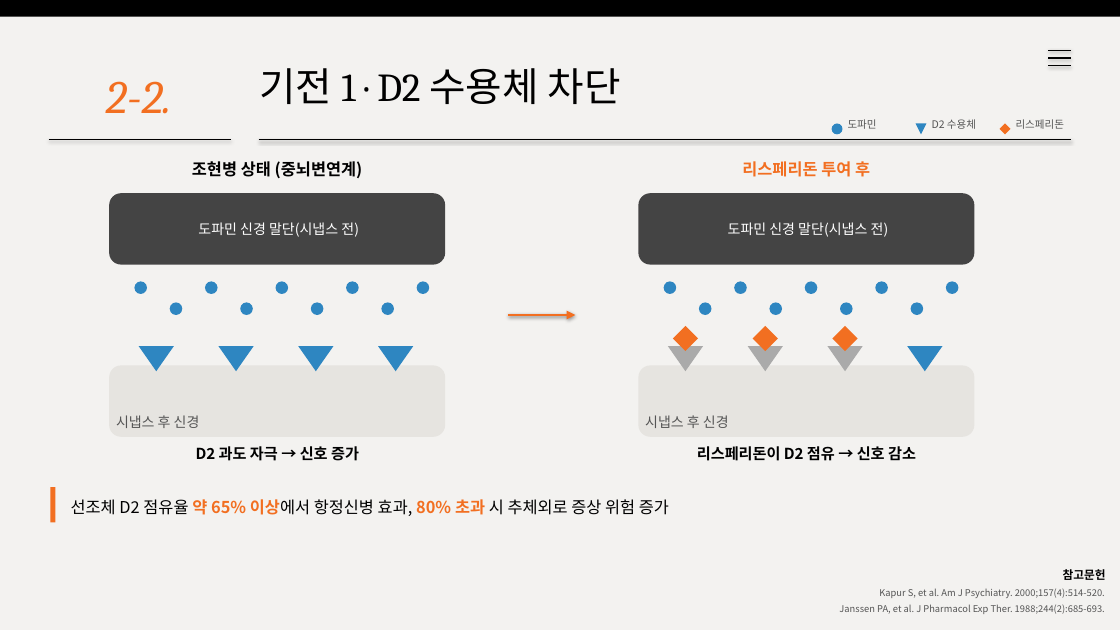
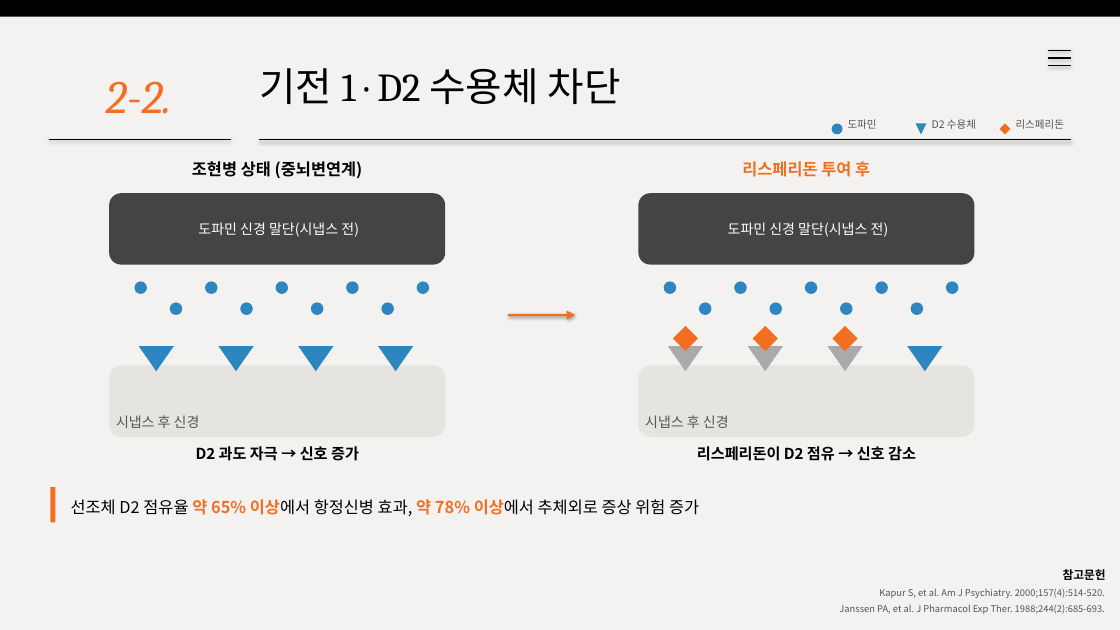
Before and after one commit to wlwl991123-prog/webtoon-app, a slide deck: slide 5 of risperidone.pptx. Drawn at 1120x630 pixels with LibreOffice and Linux fonts; fonts in the diff are those of the drawing. Boxes give left, top, right and bottom in pixels: in the first picture for what was removed or moved away, otherwise in the second. Text is boxed around its words. In the diff, an @@ line names an element or a change of style, - is before the commit and + after.

```diff
--- a/risperidone.pptx
+++ b/risperidone.pptx
@@ text at bbox=[71, 499, 699, 516]: text changed @@
-선조체 D2 점유율 약 65% 이상에서 항정신병 효과, 80% 초과 시 추체외로 증상 위험 증가
+선조체 D2 점유율 약 65% 이상에서 항정신병 효과, 약 78% 이상에서 추체외로 증상 위험 증가
```
Also in this commit, not shown: 3 other files.
